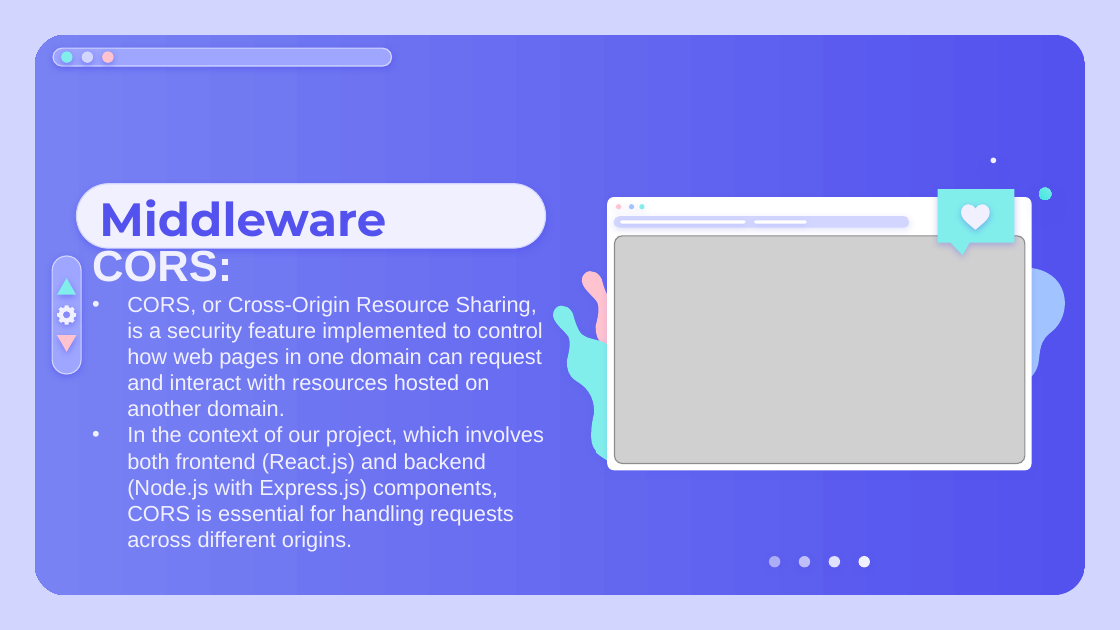
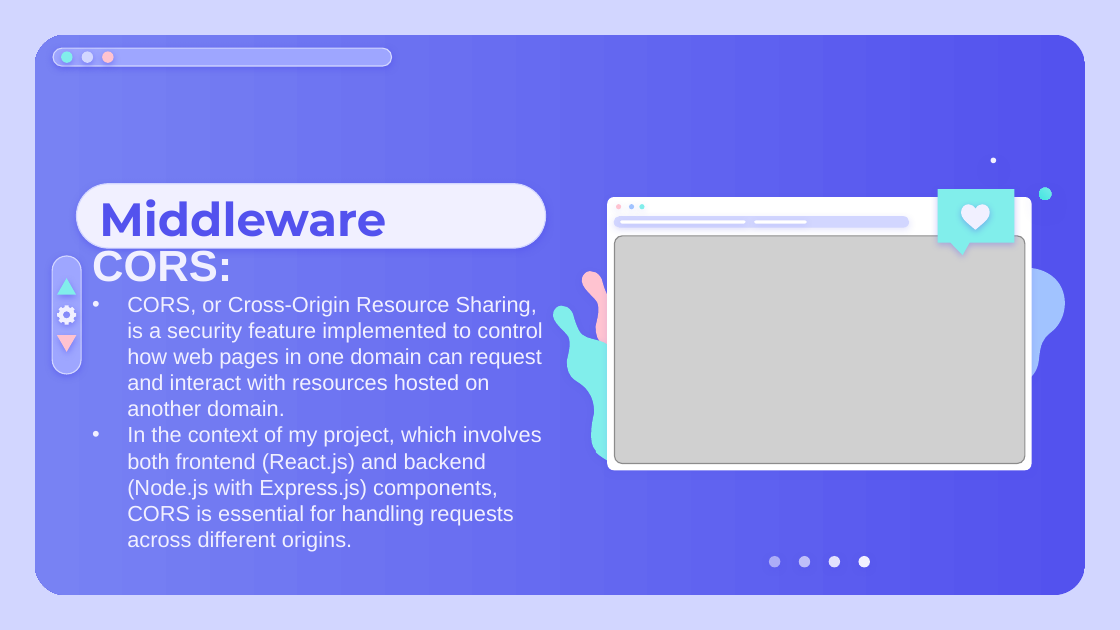
Before and after one commit to dhruv0324/Expense-Tracker, a slide deck: slide 5 of Mini Project.pptx. Drawn at 1120x630 pixels with LibreOffice and Linux fonts; fonts in the diff are those of the drawing; grey boxes stand for pictures. Boxes give left, top, right and bottom in pixels: in the first picture for what was removed or moved away, otherwise in the second. Text is boxed around its words. In the diff, an @@ line names an element or a change of style, - is before the commit and + after.

```diff
--- a/Mini Project.pptx
+++ b/Mini Project.pptx
@@ subtitle at (x1=127, y1=426, x2=542, y2=552): text changed @@
-• In the context of our project, which involves both frontend (React.js) and backend (Node.js with Express.js) components, CORS is essential for handling requests across different origins.
+• In the context of my project, which involves both frontend (React.js) and backend (Node.js with Express.js) components, CORS is essential for handling requests across different origins.
```
Also in this commit, not shown: 1 other file.
